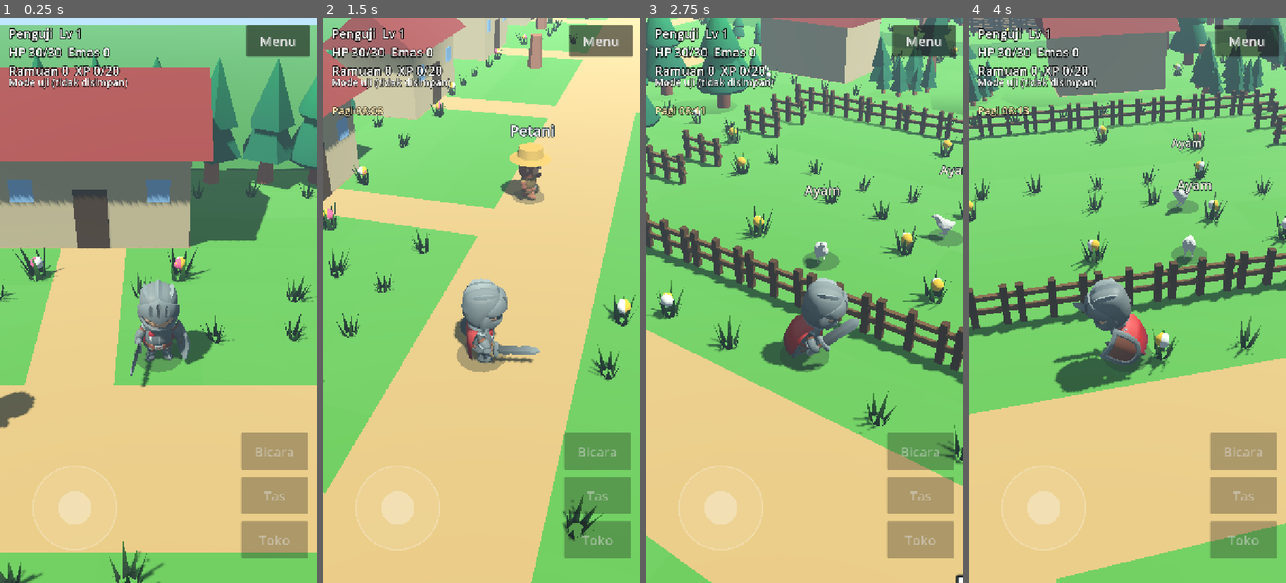
Above: before the commit, frames 1-4 (left to right).
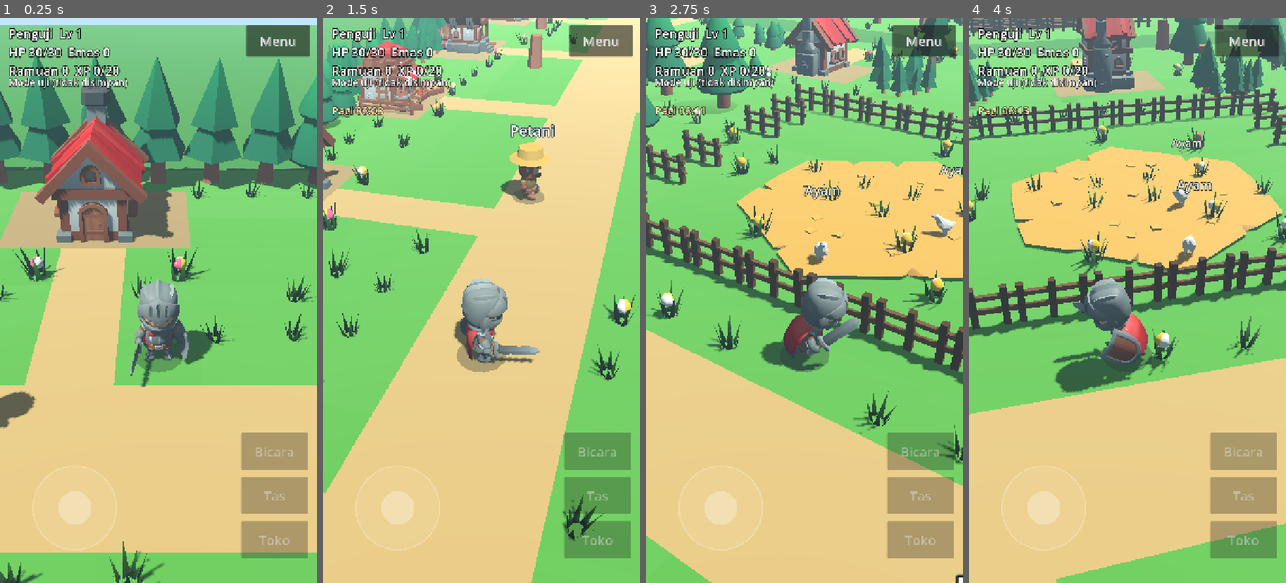
Above: after the commit, the same moments.

Repository: MiftahulKhoiri/Game_server
Game: Godot game, scene res://scenes/battle.tscn
The game is run twice, just before and just after one commit, with the same random seed, the same clock (stepped at 60 frames per second) and the same inputs. This scene is started directly instead of the project's main scene.
Inputs (mouse positions are in pixels of both pictures, inside the frame that each line leads up to):
- Up to frame 1 (0.25 s): no input
- Up to frame 2 (1.5 s): tap Enter at 0.5 s; move the mouse to (551, 272) at 0.52 s; hold Right (ui_right) 0.53-1.25 s; hold Q 0.53-1.25 s; click (551, 272) at 0.67 s; drag from (418, 328) to (465, 413) at 1.27 s
- Up to frame 3 (2.75 s): move the mouse to (836, 176) at 2.02 s; hold Right (ui_right) from 2.03 s (still down); hold Q from 2.03 s (still down)
- Up to frame 4 (4 s): release Right (ui_right) at 2.75 s; release Q at 2.75 s; drag from (1111, 413) to (1032, 215) at 2.77 s; move the mouse to (1222, 385) at 3.52 s; hold Left (ui_left) from 3.53 s (still down); hold Q from 3.53 s (still down)

The runs differ from the first frame. In frame 1, 20% of the frame differs, in the area x 0-86%, y 8-41%; in frame 2, 7.1%; in frame 3, 15%; in frame 4, 17%.

Commit message:
Rilis v0.23.0: rumah desa memakai model KayKit atap merah-cokelat
Rumah kotak diganti model bangunan KayKit (CC0): rumah pribadi A/B, toko
(market), dapur (tavern), rumah sakit (church), dan alas jerami di dua kandang
berpagar. Model dimuat dari assets/models/alam; rumah kotak lama tetap jadi
cadangan bila model tidak ada.

Co-Authored-By: Claude Sonnet 5.5 <noreply@anthropic.com>
Claude-Session: https://claude.ai/code/session_019PXyXc4mTbvav5noSM2MKC

Diff:
--- a/client/project.godot
+++ b/client/project.godot
@@ -6,7 +6,7 @@
 [application]
 
 config/name="Game Petualang"
-config/version="0.22.0"
+config/version="0.23.0"
 config/description="Klien RPG 2D untuk server Game_server"
 run/main_scene="res://scenes/login.tscn"
 run/quit_on_go_back=false
--- a/client/scripts/world_build.gd
+++ b/client/scripts/world_build.gd
@@ -12,6 +12,28 @@
 ## Model alam bergaya low-poly dari KayKit (CC0, Kay Lousberg) di assets/models/alam/.
 ## Bila berkasnya tidak ada, dipakai bentuk dasar seperti semula.
 const ALAM_DIR := "res://assets/models/alam/"
+
+## Model bangunan KayKit (CC0, atap merah-cokelat) untuk rumah-rumah di desa. Paket ini tidak punya
+## model kandang, jadi kandang berpagar di Desa Awal diberi alas jerami (building_grain).
+const BANGUNAN_MODEL := {
+	"rumah_a": "building_home_A_red",
+	"rumah_b": "building_home_B_red",
+	"toko": "building_market_red",
+	"dapur": "building_tavern_red",
+	"rumah_sakit": "building_church_red",
+}
+const JERAMI_MODEL := "building_grain"
+## Pusat alas jerami di dalam kandang berpagar, per peta.
+const JERAMI_KANDANG := {"desa_awal": [Vector2(7.5, 12.5), Vector2(37.5, 12.5)]}
+## Jenis bangunan khusus per peta; kunci = petak kiri-atas kelompok H/D. Sisanya rumah pribadi
+## yang bergantian rumah_a / rumah_b.
+const BANGUNAN_KHUSUS := {
+	"desa_awal": {
+		Vector2i(15, 1): "toko",
+		Vector2i(21, 1): "dapur",
+		Vector2i(27, 1): "rumah_sakit",
+	},
+}
 const TREE_SINGLE := ["tree_single_A", "tree_single_B"]
 const TREE_GROVE := ["trees_A_small", "trees_A_medium", "trees_B_small", "trees_B_medium"]
 const MOUNTAINS := ["mountain_A", "mountain_B", "mountain_C"]
@@ -416,7 +438,8 @@
 	_multi(root, _box(Vector3(1, 1, 1)), mat(Color("5e4326")), furrow_x)
 	_multi(root, _sphere(0.08, 5), mat(Color("968a7c")), pebble_x)
 	_multi(root, _sphere(0.07, 5), mat(Color.WHITE, true), flower_x, flower_c)
-	_add_houses(root, house_tiles, rows)
+	_add_houses(root, house_tiles, rows, map_id)
+	_add_jerami(root, map_id)
 	if cave:
 		_add_torches(root, rows)
 	return root
@@ -581,8 +604,46 @@
 	root.add_child(crown)
 
 
+## Alas jerami pipih di dalam kandang berpagar (bisa diinjak ayam dan pemain).
+static func _add_jerami(root: Node3D, map_id: String) -> void:
+	var mesh := _dekor_mesh(JERAMI_MODEL)
+	if mesh == null or not JERAMI_KANDANG.has(map_id):
+		return
+	var box := mesh.get_aabb()
+	for c: Vector2 in JERAMI_KANDANG[map_id]:
+		var inst := MeshInstance3D.new()
+		inst.mesh = mesh
+		inst.scale = Vector3(2.4, 0.25, 2.4)
+		inst.position = Vector3(c.x - (box.position.x + box.size.x / 2.0) * 2.4, -box.position.y * 0.25, c.y - (box.position.z + box.size.z / 2.0) * 2.4)
+		root.add_child(inst)
+
+
+## Jenis bangunan untuk kelompok H/D yang petak kiri-atasnya (x0, z0).
+static func _jenis_bangunan(map_id: String, x0: int, z0: int) -> String:
+	var khusus: Dictionary = BANGUNAN_KHUSUS.get(map_id, {})
+	if khusus.has(Vector2i(x0, z0)):
+		return khusus[Vector2i(x0, z0)]
+	return "rumah_a" if _jitter(x0, z0, 5) < 0.5 else "rumah_b"
+
+
+## Pasang model bangunan KayKit (pintu menghadap selatan, +Z) memenuhi kelompok petak w x d.
+## false bila modelnya tidak ada, supaya rumah kotak lama dipakai sebagai cadangan.
+static func _pasang_bangunan(root: Node3D, map_id: String, x0: int, z0: int, cx: float, cz: float, w: float, d: float) -> bool:
+	var mesh := _dekor_mesh(BANGUNAN_MODEL[_jenis_bangunan(map_id, x0, z0)])
+	if mesh == null:
+		return false
+	var box := mesh.get_aabb()
+	var s := minf((w - 0.2) / box.size.x, (d - 0.2) / box.size.z)
+	var inst := MeshInstance3D.new()
+	inst.mesh = mesh
+	inst.scale = Vector3(s, s, s)
+	inst.position = Vector3(cx - (box.position.x + box.size.x / 2.0) * s, -box.position.y * s, cz - (box.position.z + box.size.z / 2.0) * s)
+	root.add_child(inst)
+	return true
+
+
 ## Rumah: tiap kelompok petak H/D menjadi satu kotak dinding + atap pelana + pintu.
-static func _add_houses(root: Node3D, tiles: Array[Vector2i], rows: Array[String]) -> void:
+static func _add_houses(root: Node3D, tiles: Array[Vector2i], rows: Array[String], map_id: String = "") -> void:
 	var seen: Dictionary = {}
 	for start in tiles:
 		if seen.has(start):
@@ -613,6 +674,8 @@
 		var d := float(z1 - z0 + 1)
 		var cx := x0 + w / 2.0
 		var cz := z0 + d / 2.0
+		if _pasang_bangunan(root, map_id, x0, z0, cx, cz, w, d):
+			continue
 		var walls := MeshInstance3D.new()
 		walls.mesh = _box(Vector3(w - 0.06, WALL_H, d - 0.06))
 		walls.material_override = mat(Color("d9c8a0"))
Binary file added: client/assets/models/alam/building_church_red.bin
Not shown, added: client/assets/models/alam/building_church_red.gltf
Not shown, added: client/assets/models/alam/building_church_red.gltf.import
Binary file added: client/assets/models/alam/building_grain.bin
Not shown, added: client/assets/models/alam/building_grain.gltf
Not shown, added: client/assets/models/alam/building_grain.gltf.import
Binary file added: client/assets/models/alam/building_home_A_red.bin
Not shown, added: client/assets/models/alam/building_home_A_red.gltf
Not shown, added: client/assets/models/alam/building_home_A_red.gltf.import
Binary file added: client/assets/models/alam/building_home_B_red.bin
Not shown, added: client/assets/models/alam/building_home_B_red.gltf
Not shown, added: client/assets/models/alam/building_home_B_red.gltf.import
(and 8 more such lines)
